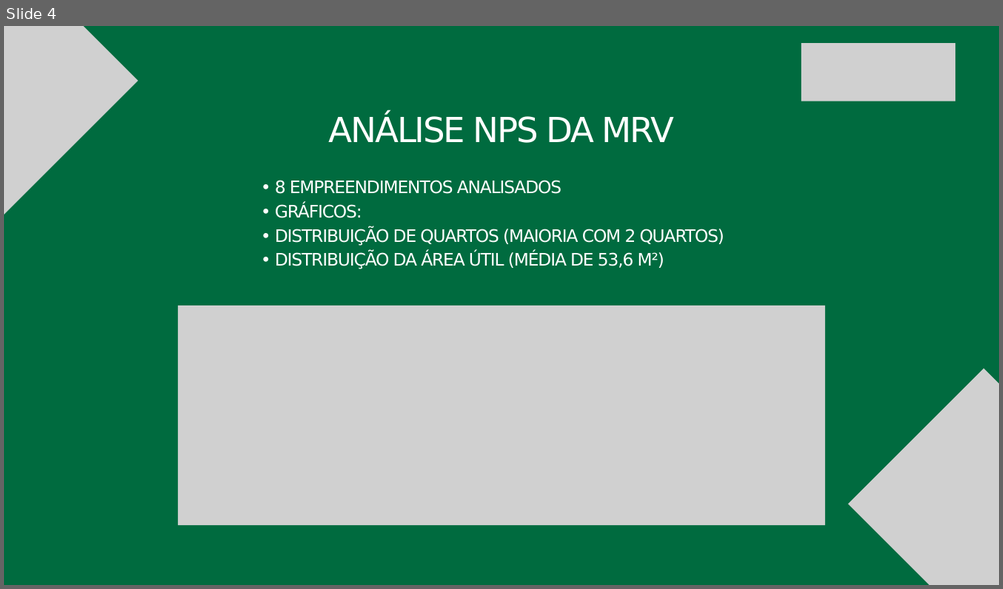
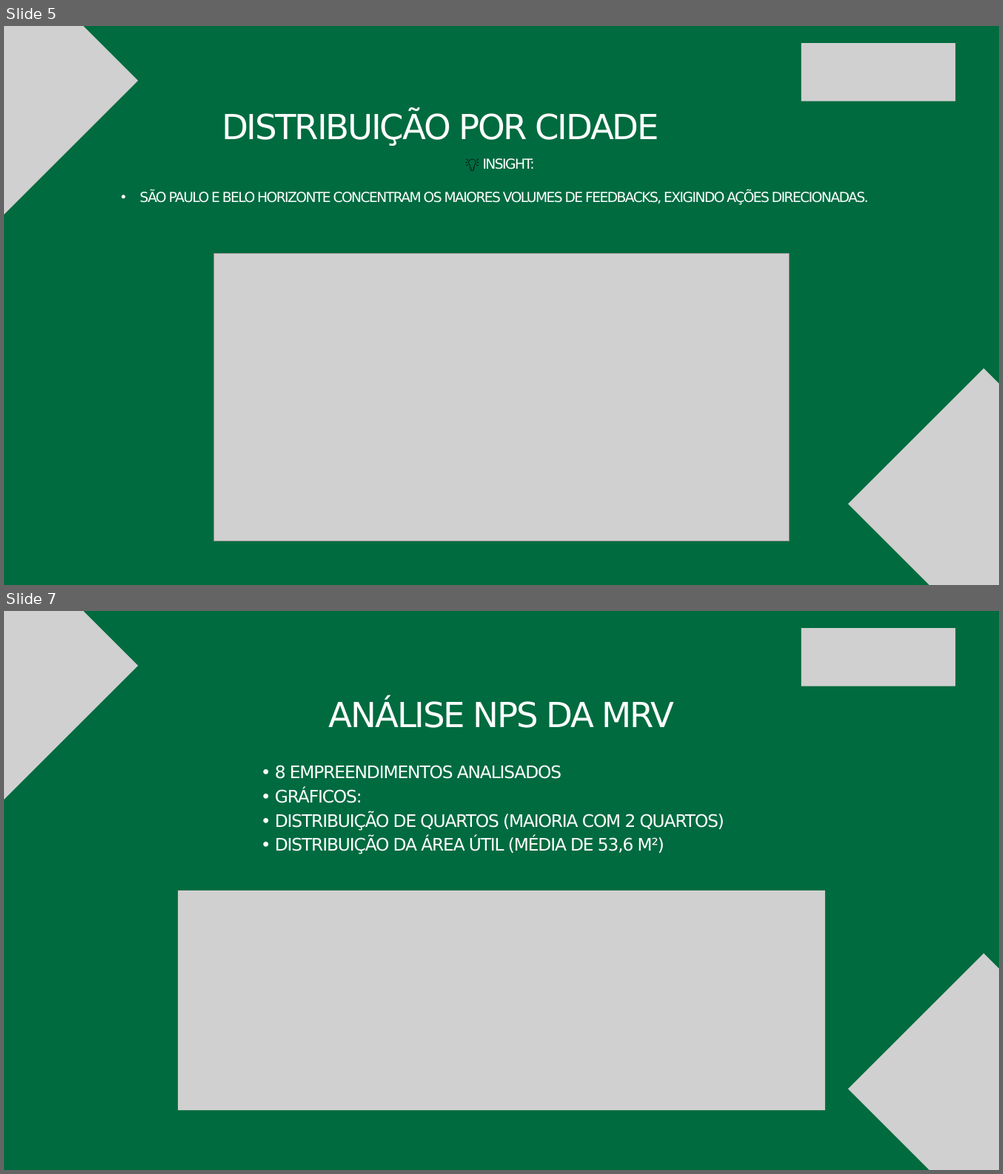
Before and after one commit to AndreFideles/desafio-processo-seletivo-mrv-2025, a slide deck: Case NPS - MRV Canva.pptx. Shown one above the other, each under a label of ours: slide 4 before the commit, slides 5 and 7 after it; the slides between them are not shown. The pictures are 1003x589 and 1003x1174 pixels, drawn with LibreOffice and Linux fonts; fonts in the diff are those of the drawing; grey boxes stand for pictures. Boxes give left, top, right and bottom in pixels: in the first picture for what was removed or moved away, otherwise in the second. Text is boxed around its words. In the diff, an @@ line names an element or a change of style, - is before the commit and + after.

```diff
--- a/Case NPS - MRV Canva.pptx
+++ b/Case NPS - MRV Canva.pptx
@@ slide 5 added at bbox=[4, 26, 999, 585], background #006B3F @@
@@ picture added at bbox=[4, 26, 138, 216] @@
@@ picture added at bbox=[801, 43, 956, 101] @@
@@ text added at bbox=[222, 113, 659, 146], 50 pt, text #FFFFFF @@
+DISTRIBUIÇÃO POR CIDADE
@@ text added at bbox=[139, 158, 868, 205], 20 pt, text #FFFFFF @@
+💡 INSIGHT:
+• SÃO PAULO E BELO HORIZONTE CONCENTRAM OS MAIORES VOLUMES DE FEEDBACKS, EXIGINDO AÇÕES DIRECIONADAS.
@@ picture added at bbox=[214, 254, 788, 542] @@
@@ picture added at bbox=[848, 369, 999, 585] @@
@@ what was slide 4 is now slide 7 @@
```
Also in this commit, not shown: 1 slide changed, 4 other slides added, 2 slides removed.
